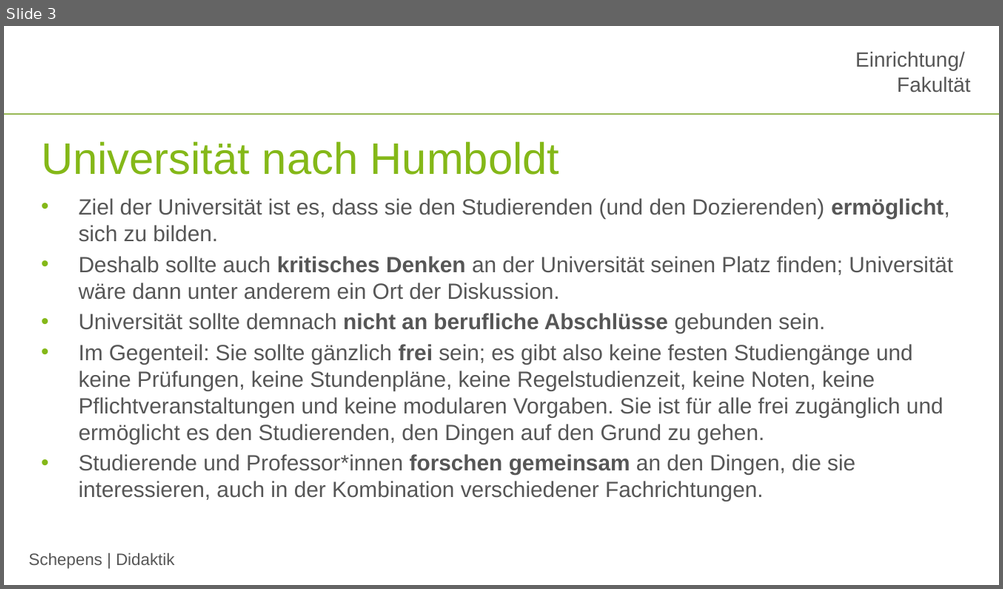
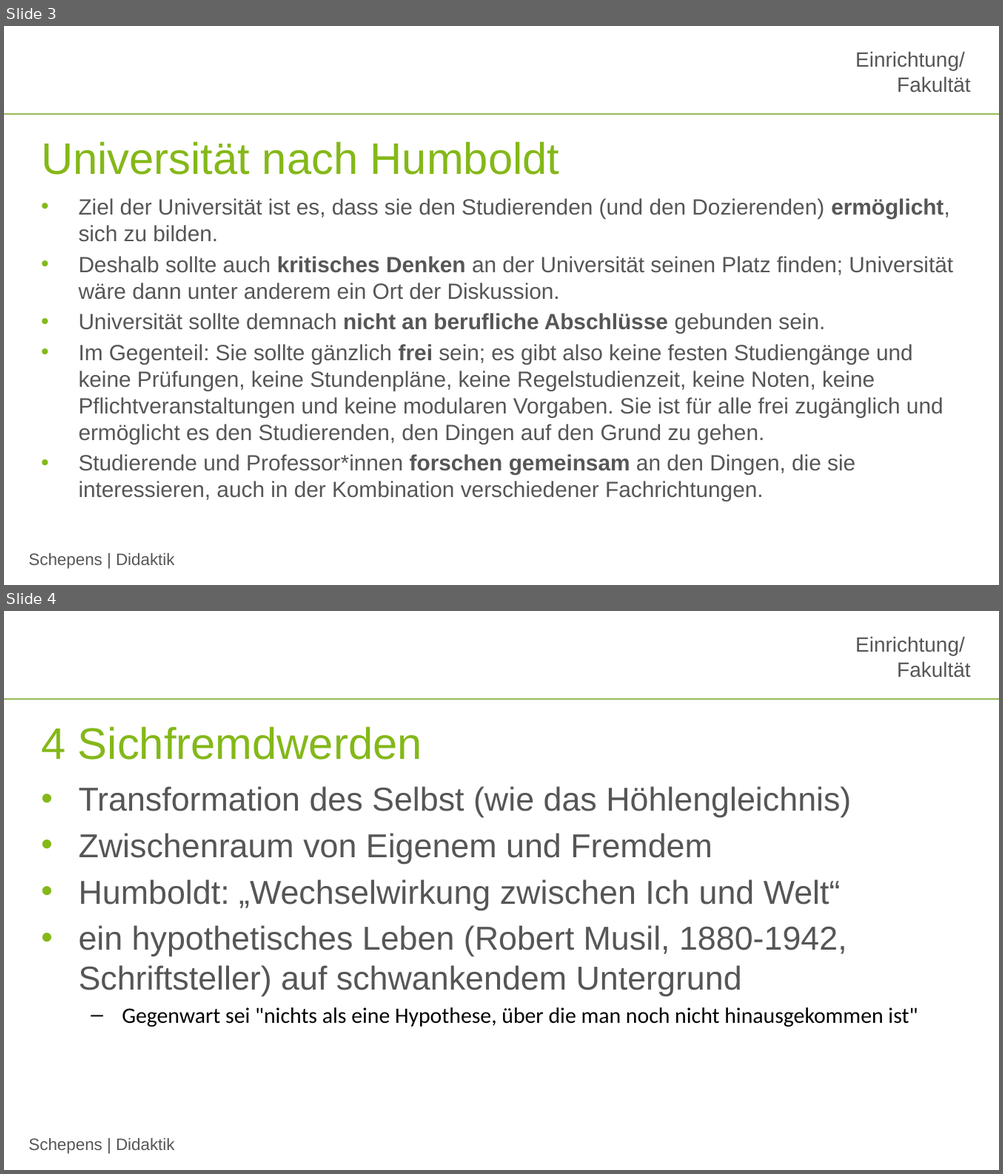
Before and after one commit to jobschepens/didakt22, a slide deck: folien/week4.pptx. Shown one above the other, each under a label of ours: slide 3 before the commit, slides 3 and 4 after it. The pictures are 1003x589 and 1003x1174 pixels, drawn with LibreOffice and Linux fonts; fonts in the diff are those of the drawing; background and template pictures are left out. Boxes give left, top, right and bottom in pixels: in the first picture for what was removed or moved away, otherwise in the second. Text is boxed around its words. In the diff, an @@ line names an element or a change of style, - is before the commit and + after.

```diff
--- a/folien/week4.pptx
+++ b/folien/week4.pptx
@@ slide 4 added at bbox=[4, 611, 999, 1170], background #FFFFFF; not listed: 3 template elements that a slide beside it also shows @@
@@ title added at bbox=[41, 726, 422, 760], 32 pt, text #84B818 @@
+4 Sichfremdwerden
@@ text added at bbox=[79, 786, 917, 1027], 24 pt, text #565656 @@
+• Transformation des Selbst (wie das Höhlengleichnis)
+• Zwischenraum von Eigenem und Fremdem
+• Humboldt: „Wechselwirkung zwischen Ich und Welt“
+• ein hypothetisches Leben (Robert Musil, 1880-1942, Schriftsteller) auf schwankendem Untergrund
+  – Gegenwart sei "nichts als eine Hypothese, über die man noch nicht hinausgekommen ist"
```
Also in this commit, not shown: 3 other slides added, 3 slides removed.
